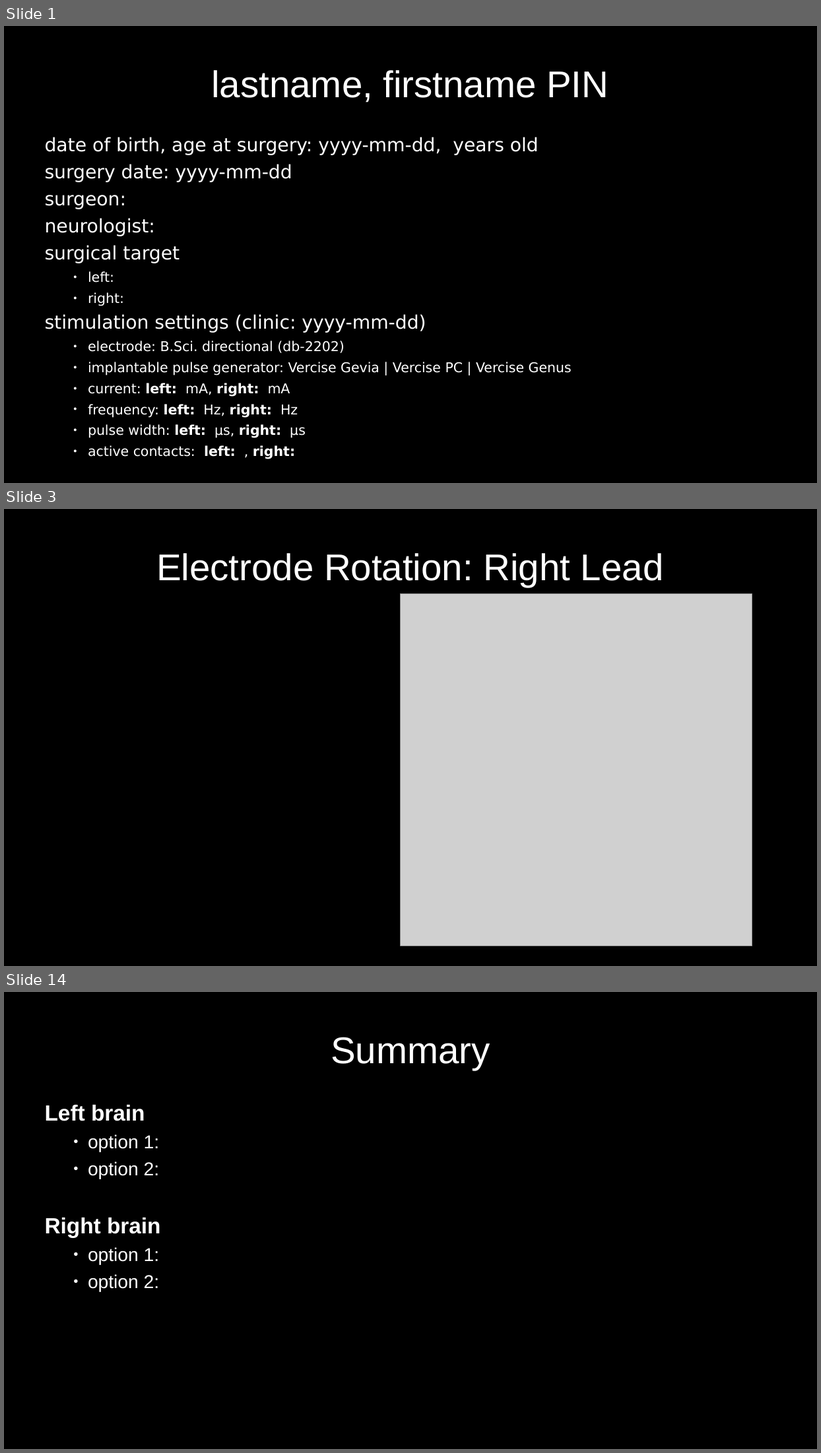
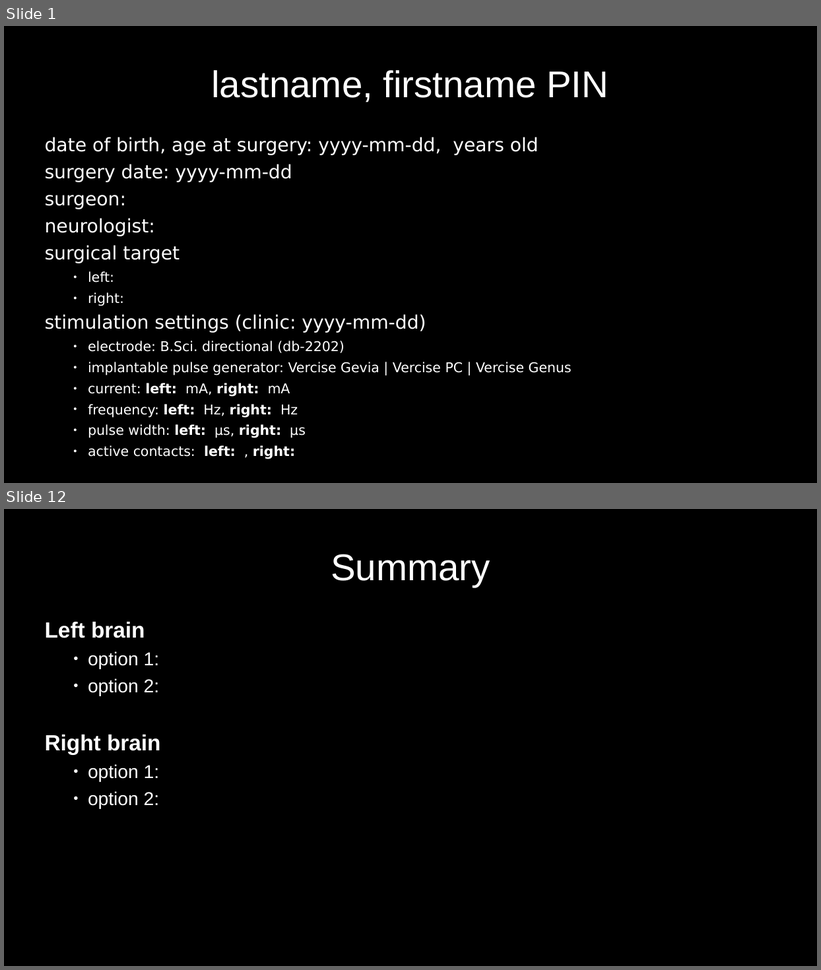
Before and after one commit to greydongilmore/clinical_dicom2bids_smk, a slide deck: resources/bsci_nonlin_reconstructions.odp. Shown one above the other, each under a label of ours: slides 1, 3 and 14 before the commit, slides 1 and 12 after it; the slides between them are not shown. The pictures are 821x1453 and 821x970 pixels, drawn with LibreOffice and Linux fonts; fonts in the diff are those of the drawing; grey boxes stand for pictures. Boxes give left, top, right and bottom in pixels: in the first picture for what was removed or moved away, otherwise in the second. Text is boxed around its words. In the diff, an @@ line names an element or a change of style, - is before the commit and + after.

```diff
--- a/resources/bsci_nonlin_reconstructions.odp
+++ b/resources/bsci_nonlin_reconstructions.odp
@@ slide 3 removed at bbox=[4, 509, 817, 966], background #000000 @@
@@ title removed at bbox=[156, 553, 664, 587] @@
-Electrode Rotation: Right Lead
@@ picture removed at bbox=[401, 593, 752, 946] @@
@@ what was slide 14 is now slide 12 @@
```
Also in this commit, not shown: 10 slides changed, 1 other slide removed, 3 other files.
